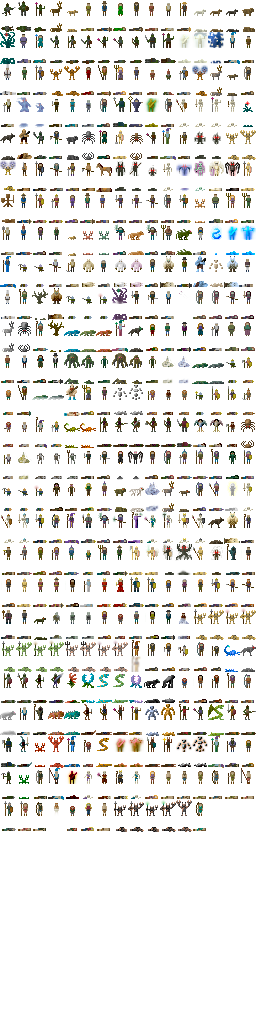
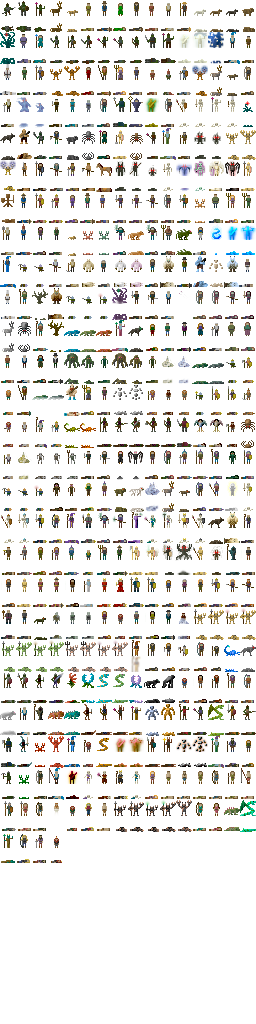
Layer changes from the first 256x1024 image to the second:
painted on "Background" over (1, 800, 256, 863)
